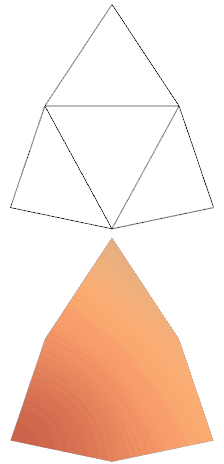
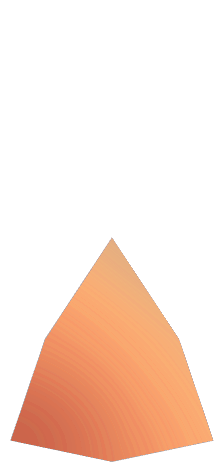
Layered file, before and after one edit (w=224, h=464). Changes by layer:
painted on "Layer 1" over box(10, 4, 214, 230)
